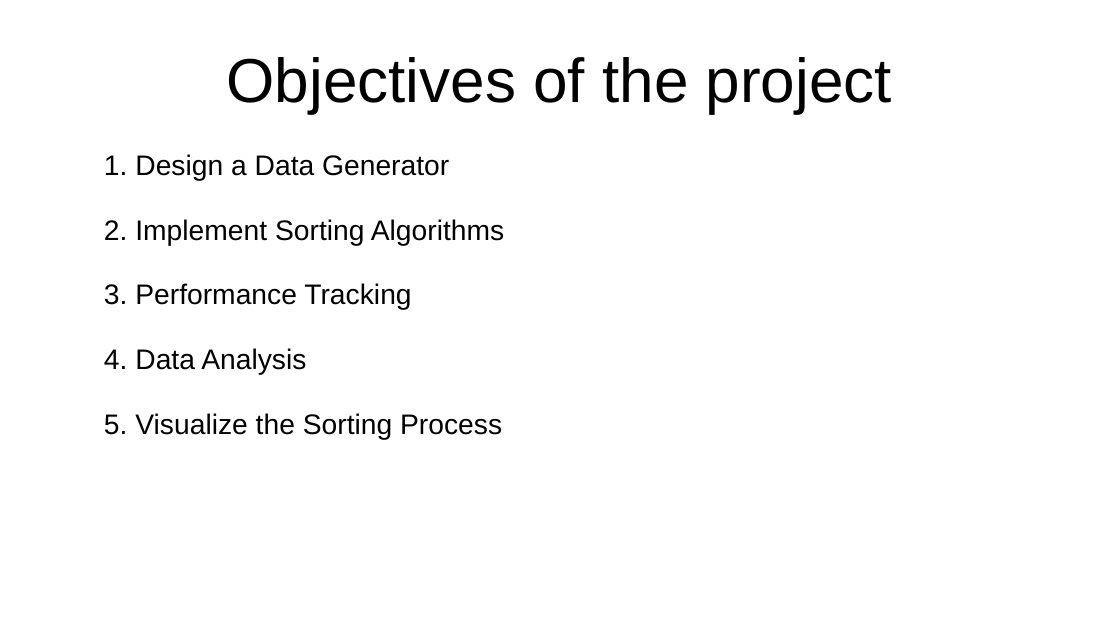
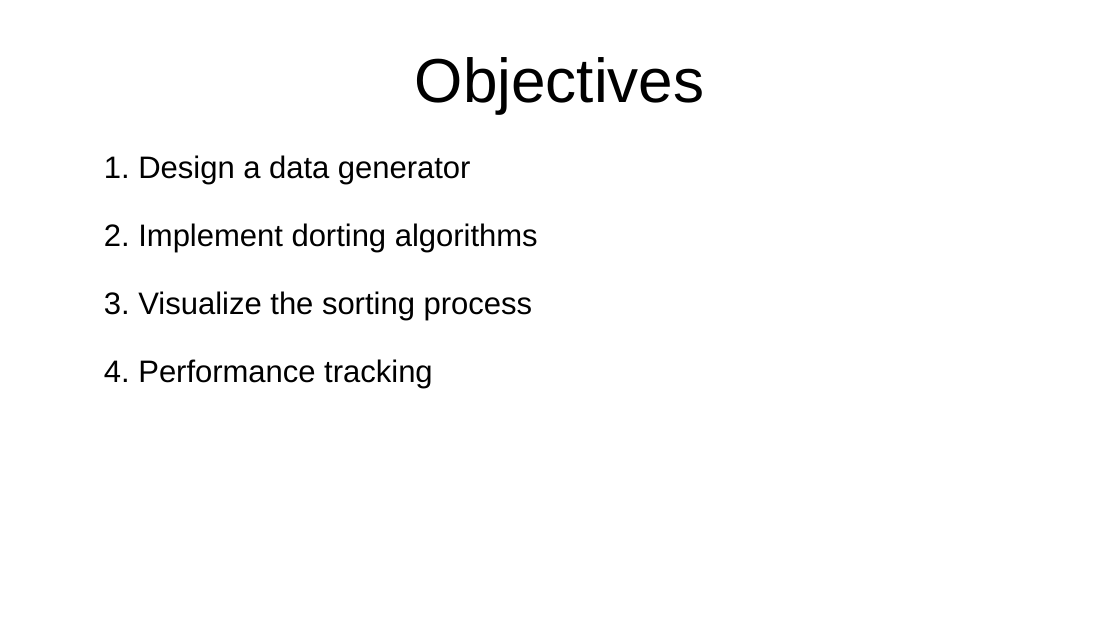
Before and after one commit to tuntuta123/sorting-algorithm-analysis, a slide deck: slide 4 of presentation.odp (slide 3 before the commit). Drawn at 1120x630 pixels with LibreOffice and Linux fonts; fonts in the diff are those of the drawing. Boxes give left, top, right and bottom in pixels: in the first picture for what was removed or moved away, otherwise in the second. Text is boxed around its words. In the diff, an @@ line names an element or a change of style, - is before the commit and + after.

```diff
--- a/presentation.odp
+++ b/presentation.odp
@@ title at (x1=415, y1=57, x2=705, y2=113): text changed @@
-Objectives of the project
+Objectives
@@ text at (x1=104, y1=155, x2=538, y2=388): text changed; size 20 to 22 pt @@
-1. Design a Data Generator
-2. Implement Sorting Algorithms
-3. Performance Tracking
-4. Data Analysis
-5. Visualize the Sorting Process
+1. Design a data generator
+2. Implement dorting algorithms
+3. Visualize the sorting process
+4. Performance tracking
```
Also in this commit, not shown: 3 other slides changed, 3 slides added, 1 slide removed, 2 other files.
